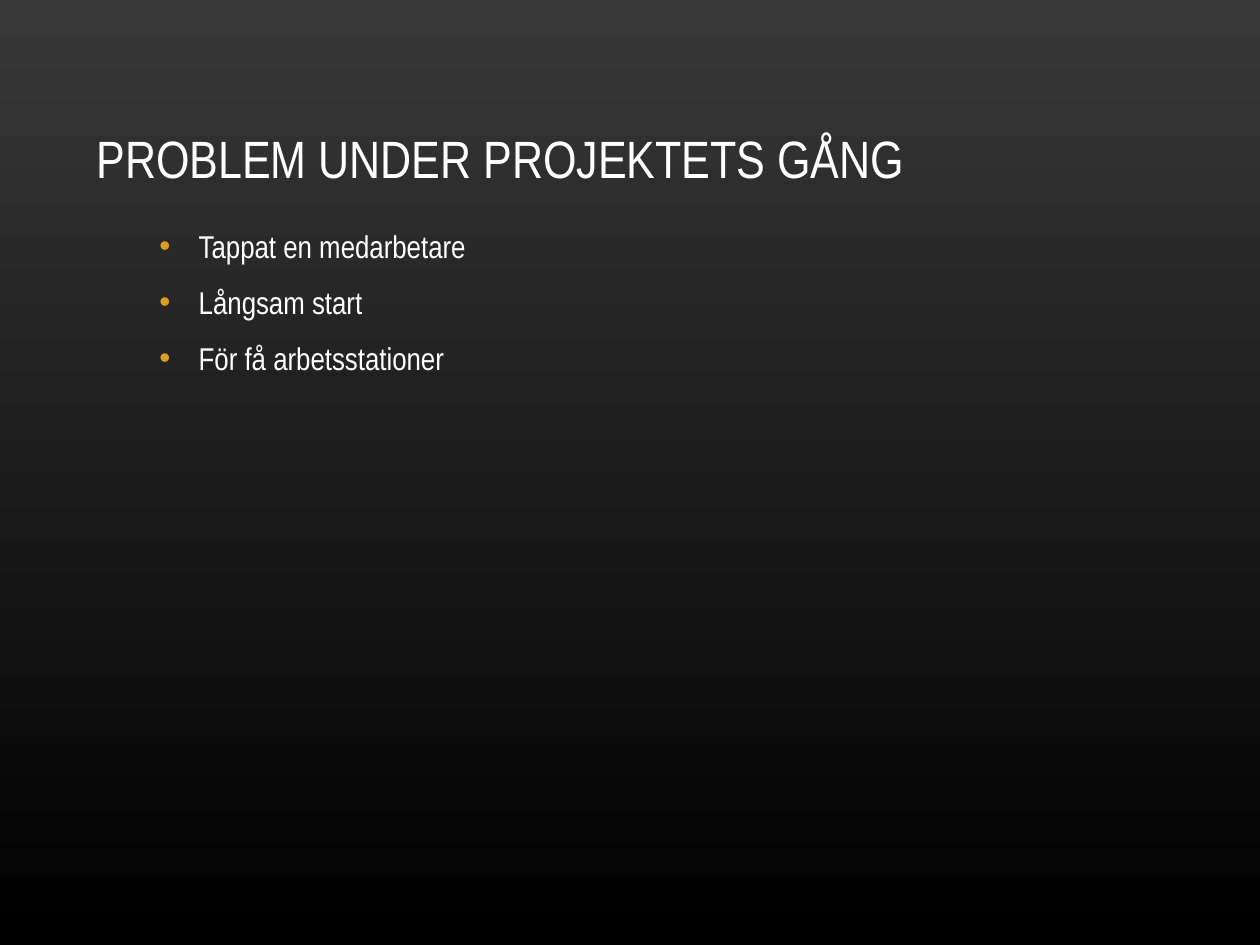
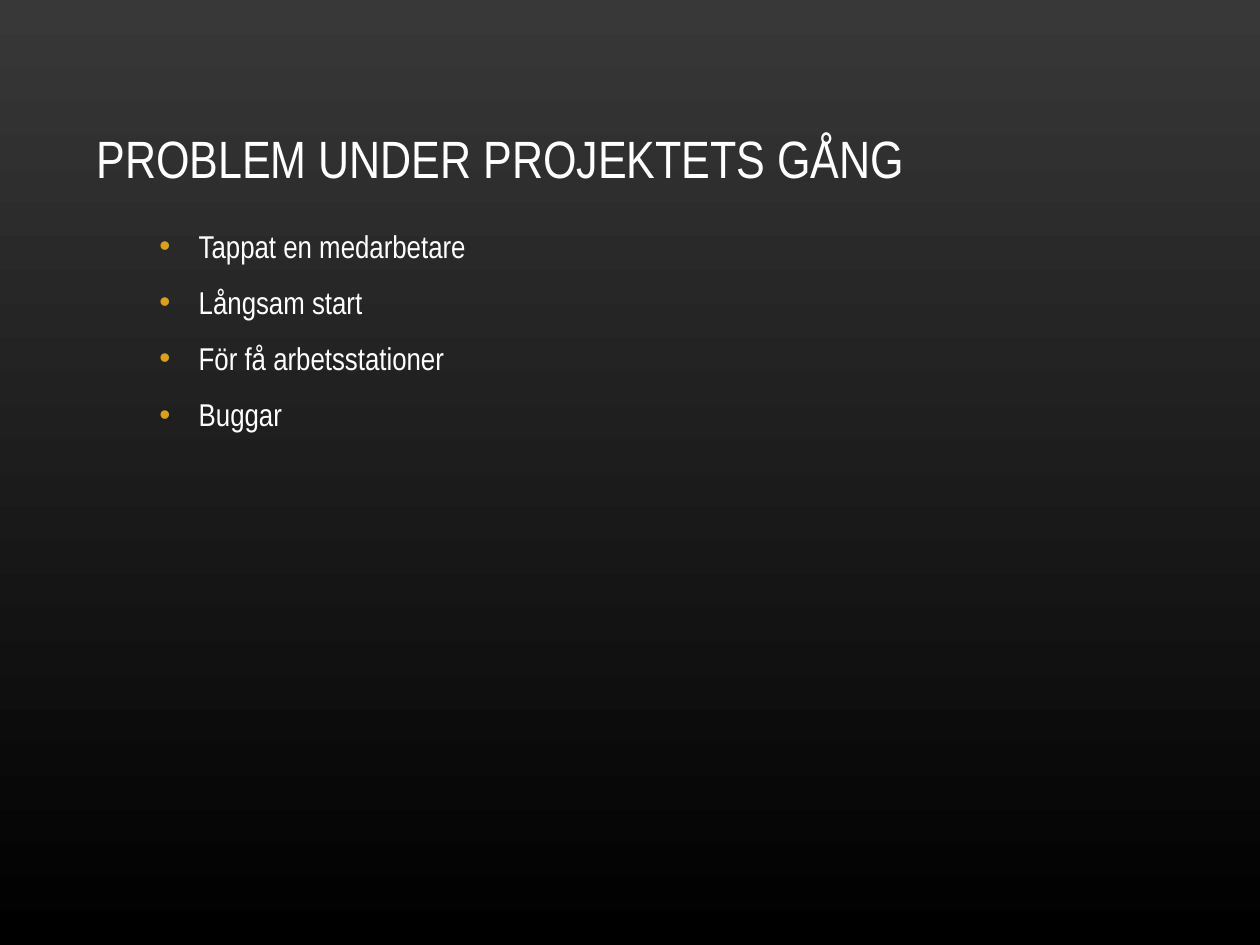
Before and after one commit to nbt11nsn/mobow, a slide deck: slide 7 of dokument/Mobow-slutpresentation.ppt (slide 6 before the commit). Drawn at 1260x945 pixels with LibreOffice and Linux fonts; fonts in the diff are those of the drawing; background and template pictures are left out. Boxes give left, top, right and bottom in pixels: in the first picture for what was removed or moved away, otherwise in the second. Text is boxed around its words. In the diff, an @@ line names an element or a change of style, - is before the commit and + after.

```diff
--- a/dokument/Mobow-slutpresentation.ppt
+++ b/dokument/Mobow-slutpresentation.ppt
@@ text at (199,404,282,433): paragraph added @@
+  • Buggar
```
Also in this commit, not shown: 6 other slides changed, 1 slide added, 2 other files.
